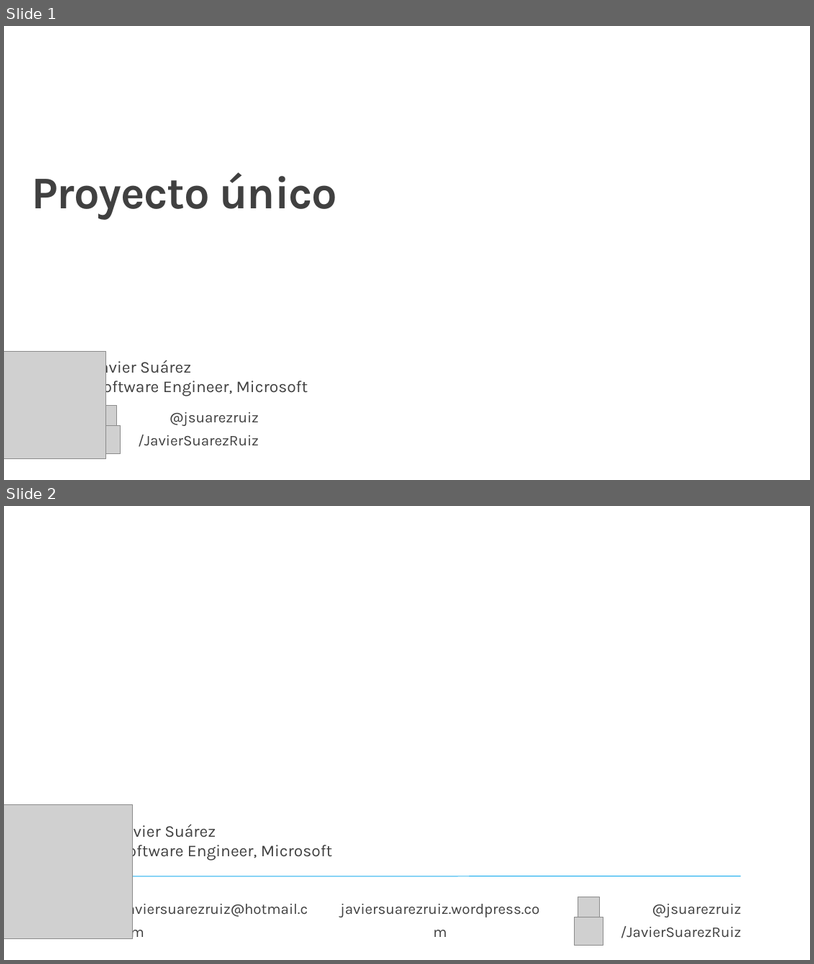
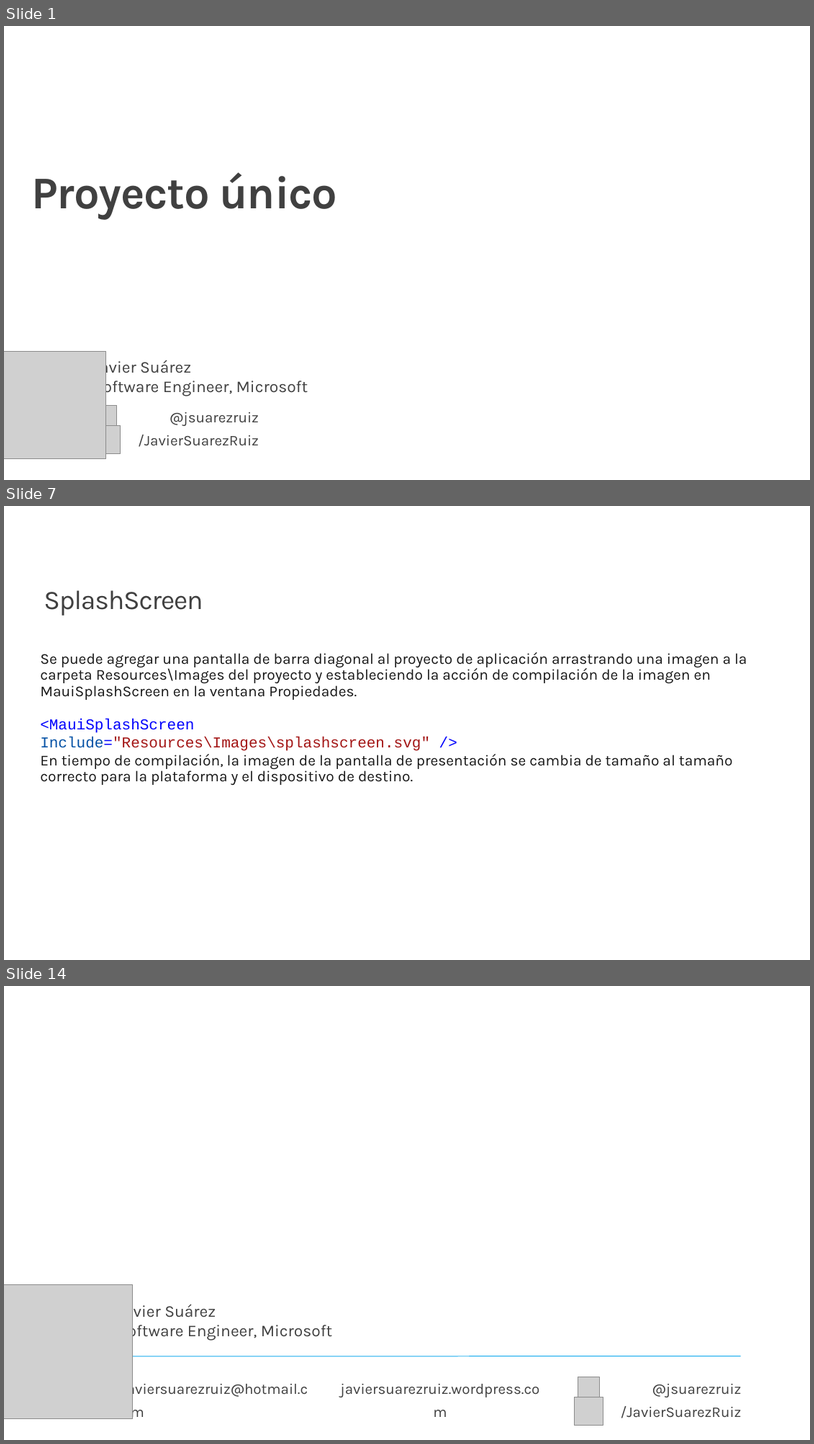
Before and after one commit to jsuarezruiz/taller-dotnet-maui, a slide deck: Bloque 3 - Creación de primera App/Taller10 - Proyecto único.pptx. Shown one above the other, each under a label of ours: slides 1 and 2 before the commit, slides 1, 7 and 14 after it; the slides between them are not shown. The pictures are 814x964 and 814x1444 pixels, drawn with LibreOffice and Linux fonts; fonts in the diff are those of the drawing; grey boxes stand for pictures; background and template pictures are left out. Boxes give left, top, right and bottom in pixels: in the first picture for what was removed or moved away, otherwise in the second. Text is boxed around its words. In the diff, an @@ line names an element or a change of style, - is before the commit and + after.

```diff
--- a/Bloque 3 - Creación de primera App/Taller10 - Proyecto único.pptx
+++ b/Bloque 3 - Creación de primera App/Taller10 - Proyecto único.pptx
@@ slide 7 added at (4,506,810,960), background #FFFFFF @@
@@ title added at (44,590,203,615), 32 pt, text #404040 @@
+SplashScreen
@@ text added at (40,652,747,785), 18 pt, text #171717 @@
+Se puede agregar una pantalla de barra diagonal al proyecto de aplicación arrastrando una imagen a la carpeta Resources\Images del proyecto y estableciendo la acción de compilación de la imagen en MauiSplashScreen en la ventana Propiedades.
+En tiempo de compilación, la imagen de la pantalla de presentación se cambia de tamaño al tamaño correcto para la plataforma y el dispositivo de destino.
@@ text added at (40,718,430,751), 18 pt, text #A31515 @@
+<MauiSplashScreen Include="Resources\Images\splashscreen.svg" />
@@ what was slide 2 is now slide 14 @@
```
Also in this commit, not shown: 11 other slides added.
